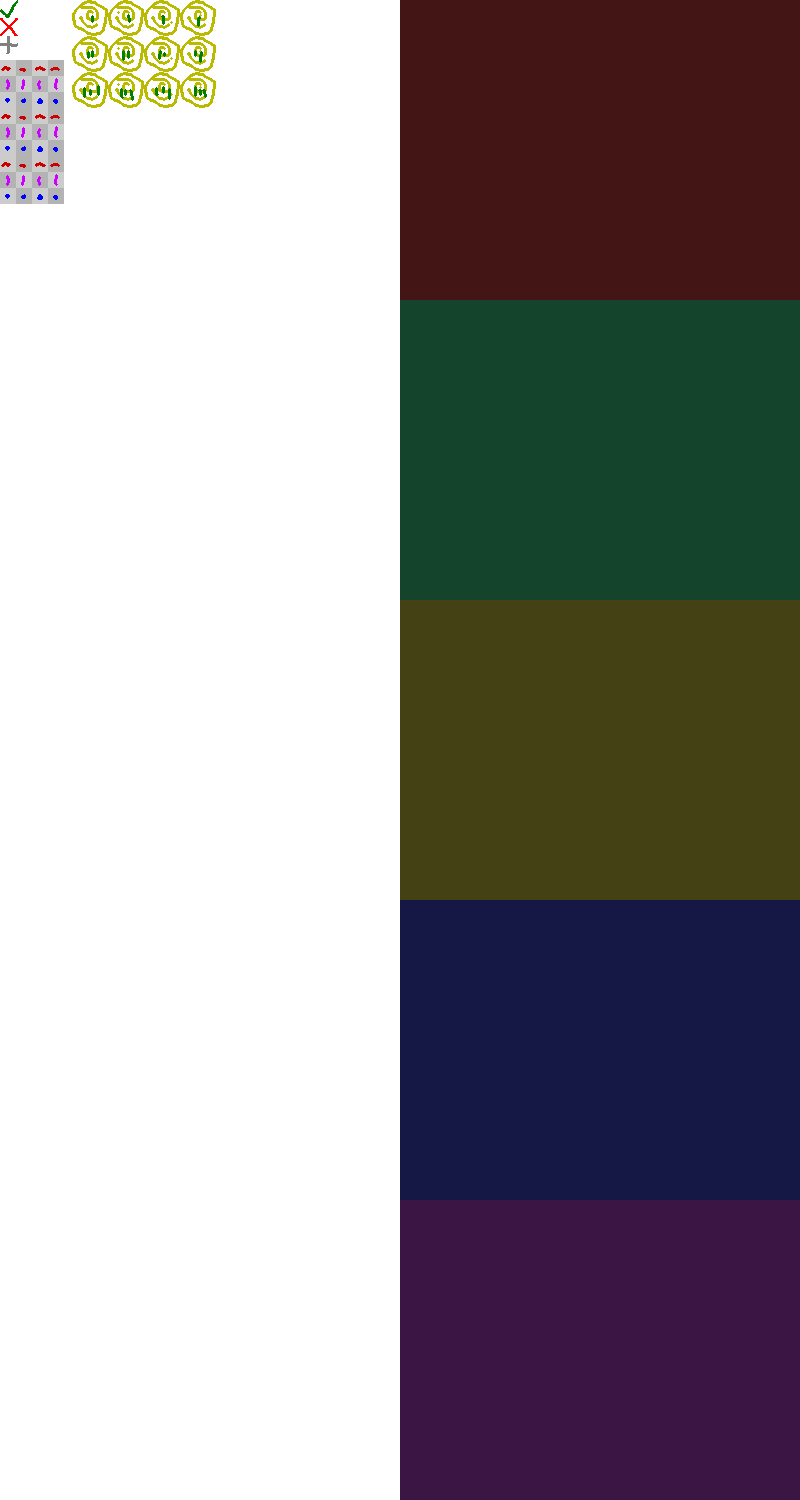
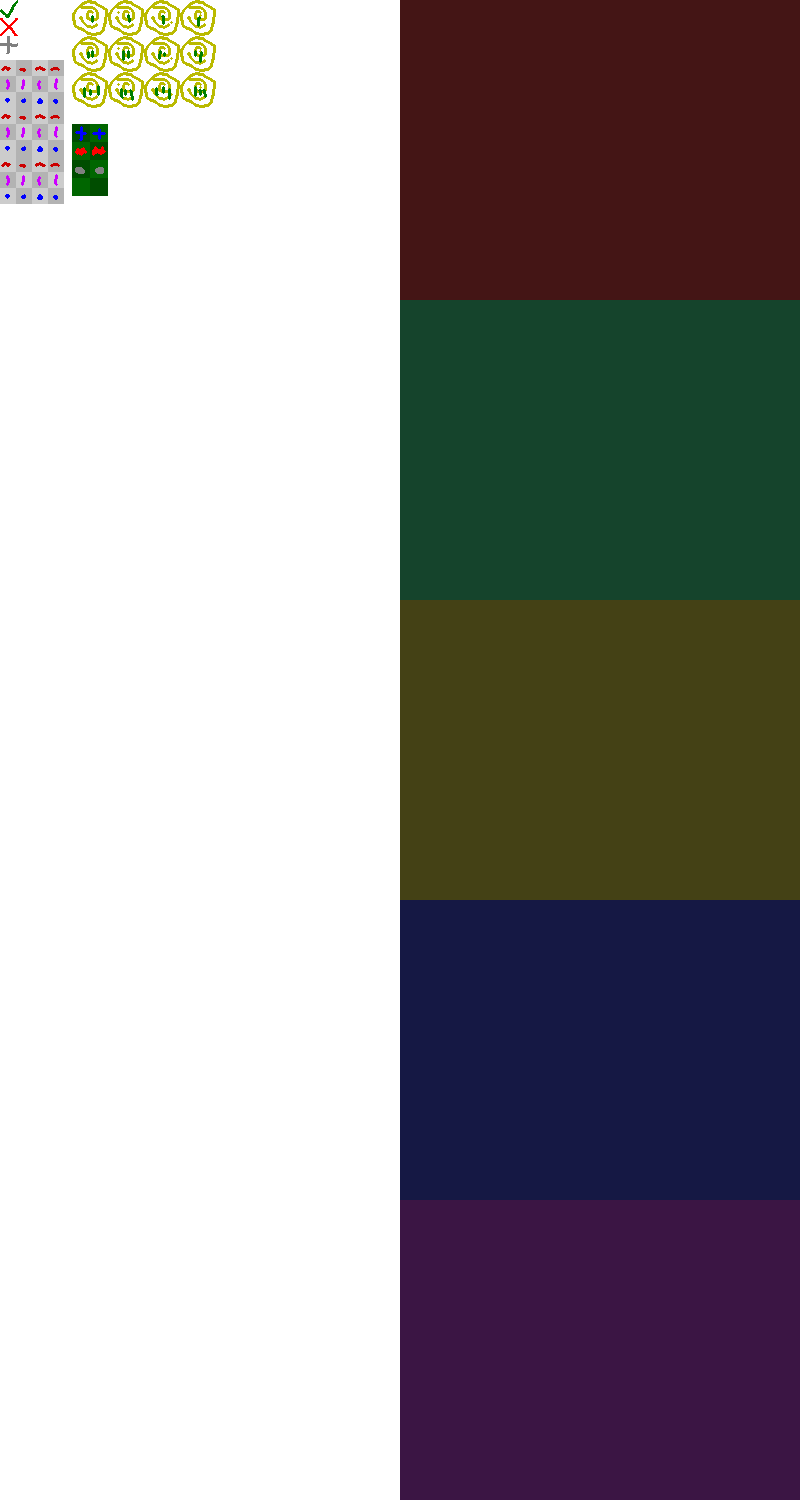
Comparing the layer stacks of the two 800x1500 images. Changes:
painted on "gfx" over [left=72, top=124, right=108, bottom=196]
